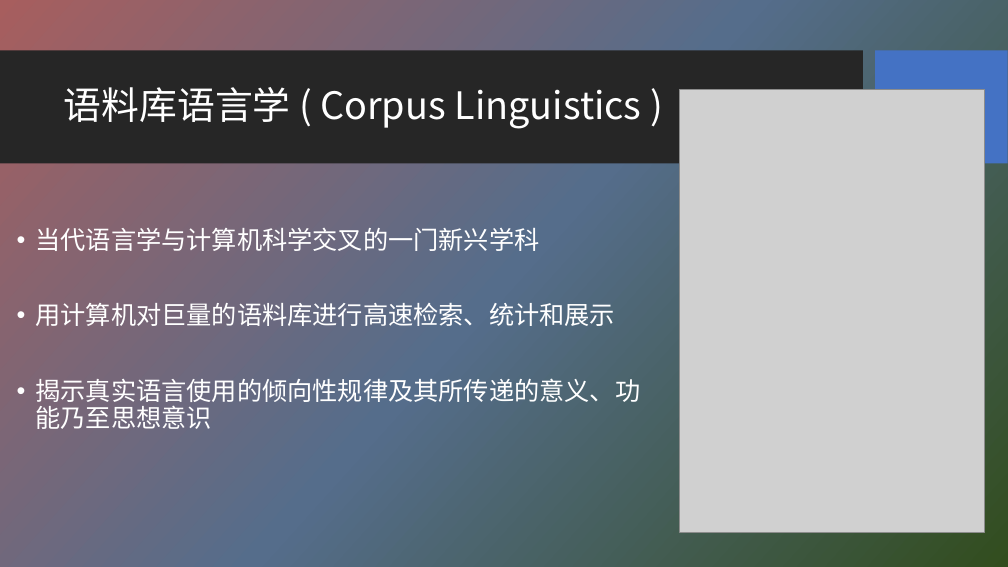
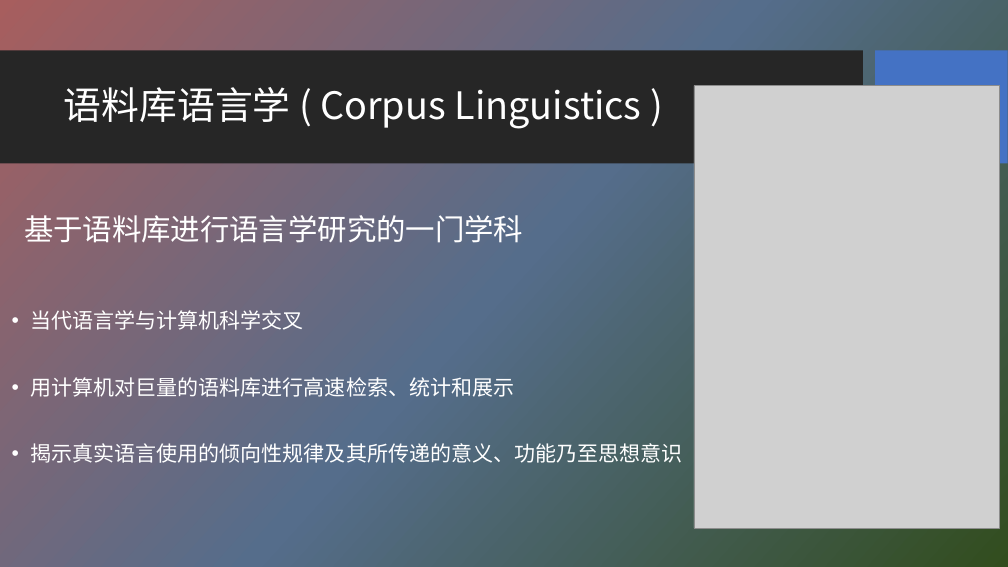
Before and after one commit to HBU/NLP_PPT, a slide deck: slide 8 of PPT-2020/ch02 语料库与词汇知识库.pptx (slide 6 before the commit). Drawn at 1008x567 pixels with LibreOffice and Linux fonts; fonts in the diff are those of the drawing; grey boxes stand for pictures; background and template pictures are left out. Boxes give left, top, right and bottom in pixels: in the first picture for what was removed or moved away, otherwise in the second. Text is boxed around its words. In the diff, an @@ line names an element or a change of style, - is before the commit and + after.

```diff
--- a/PPT-2020/ch02 语料库与词汇知识库.pptx
+++ b/PPT-2020/ch02 语料库与词汇知识库.pptx
@@ picture: place and size @@
-picture at (680, 89, 985, 532)
+picture at (694, 85, 1000, 528)
@@ text added at (24, 215, 523, 243), 28 pt, text #FFFFFF @@
+基于语料库进行语言学研究的一门学科
@@ text "当代语言学与计算机科学交叉": place and size @@
-text "当代语言学与计算机科学交叉" at (36, 228, 641, 429)
+text "当代语言学与计算机科学交叉" at (31, 310, 683, 466)
@@ text at (31, 310, 304, 330): text changed; size 24 to 20 pt @@
-• 当代语言学与计算机科学交叉的一门新兴学科
+• 当代语言学与计算机科学交叉
@@ text at (31, 377, 683, 466): size 24 to 20 pt in "用计算机对巨量的语料库进行高速检索、统计和展示", "揭示真实语言使用的倾向性规律及其所传递的意义、功能乃至思想意识" @@
```
Also in this commit, not shown: 8 other slides changed, 3 slides added, 1 slide removed, 1 other file.
